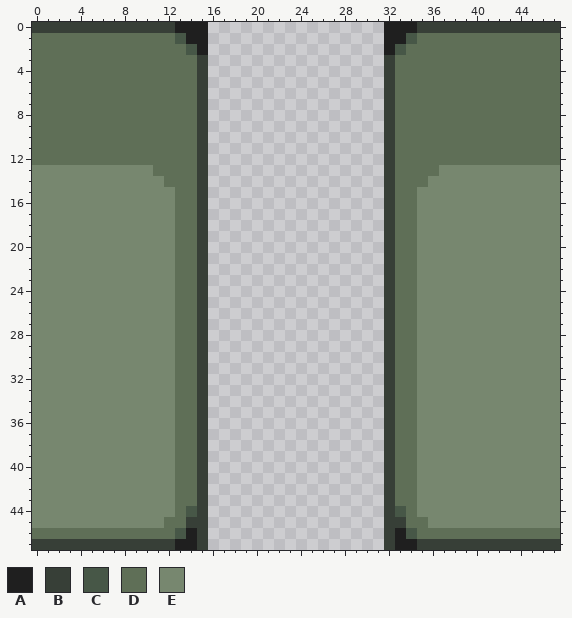
Pixel-art sprite, stored at hub/block-27.png. Above is the file before it was changed.
The file is 96x96 pixels, drawn in blocks of 2x2; one block is one cell here.
Palette (. is transparent): A #1f1f1f  B #373f37  C #475747  D #5f6f57  E #77876f
Pixels before, first column x 0:
 0 BBBBBBBBBBBBBAAA................AAABBBBBBBBBBBBB
 1 DDDDDDDDDDDDDCAA................AACDDDDDDDDDDDDD
 2 DDDDDDDDDDDDDDCA................ACDDDDDDDDDDDDDD
 3 DDDDDDDDDDDDDDDB................BDDDDDDDDDDDDDDD
 4 DDDDDDDDDDDDDDDB................BDDDDDDDDDDDDDDD
 5 DDDDDDDDDDDDDDDB................BDDDDDDDDDDDDDDD
 6 DDDDDDDDDDDDDDDB................BDDDDDDDDDDDDDDD
 7 DDDDDDDDDDDDDDDB................BDDDDDDDDDDDDDDD
 8 DDDDDDDDDDDDDDDB................BDDDDDDDDDDDDDDD
 9 DDDDDDDDDDDDDDDB................BDDDDDDDDDDDDDDD
10 DDDDDDDDDDDDDDDB................BDDDDDDDDDDDDDDD
11 DDDDDDDDDDDDDDDB................BDDDDDDDDDDDDDDD
12 DDDDDDDDDDDDDDDB................BDDDDDDDDDDDDDDD
13 EEEEEEEEEEEDDDDB................BDDDDEEEEEEEEEEE
14 EEEEEEEEEEEEDDDB................BDDDEEEEEEEEEEEE
15 EEEEEEEEEEEEEDDB................BDDEEEEEEEEEEEEE
16 EEEEEEEEEEEEEDDB................BDDEEEEEEEEEEEEE
17 EEEEEEEEEEEEEDDB................BDDEEEEEEEEEEEEE
18 EEEEEEEEEEEEEDDB................BDDEEEEEEEEEEEEE
19 EEEEEEEEEEEEEDDB................BDDEEEEEEEEEEEEE
20 EEEEEEEEEEEEEDDB................BDDEEEEEEEEEEEEE
21 EEEEEEEEEEEEEDDB................BDDEEEEEEEEEEEEE
22 EEEEEEEEEEEEEDDB................BDDEEEEEEEEEEEEE
23 EEEEEEEEEEEEEDDB................BDDEEEEEEEEEEEEE
24 EEEEEEEEEEEEEDDB................BDDEEEEEEEEEEEEE
25 EEEEEEEEEEEEEDDB................BDDEEEEEEEEEEEEE
26 EEEEEEEEEEEEEDDB................BDDEEEEEEEEEEEEE
27 EEEEEEEEEEEEEDDB................BDDEEEEEEEEEEEEE
28 EEEEEEEEEEEEEDDB................BDDEEEEEEEEEEEEE
29 EEEEEEEEEEEEEDDB................BDDEEEEEEEEEEEEE
30 EEEEEEEEEEEEEDDB................BDDEEEEEEEEEEEEE
31 EEEEEEEEEEEEEDDB................BDDEEEEEEEEEEEEE
32 EEEEEEEEEEEEEDDB................BDDEEEEEEEEEEEEE
33 EEEEEEEEEEEEEDDB................BDDEEEEEEEEEEEEE
34 EEEEEEEEEEEEEDDB................BDDEEEEEEEEEEEEE
35 EEEEEEEEEEEEEDDB................BDDEEEEEEEEEEEEE
36 EEEEEEEEEEEEEDDB................BDDEEEEEEEEEEEEE
37 EEEEEEEEEEEEEDDB................BDDEEEEEEEEEEEEE
38 EEEEEEEEEEEEEDDB................BDDEEEEEEEEEEEEE
39 EEEEEEEEEEEEEDDB................BDDEEEEEEEEEEEEE
40 EEEEEEEEEEEEEDDB................BDDEEEEEEEEEEEEE
41 EEEEEEEEEEEEEDDB................BDDEEEEEEEEEEEEE
42 EEEEEEEEEEEEEDDB................BDDEEEEEEEEEEEEE
43 EEEEEEEEEEEEEDDB................BDDEEEEEEEEEEEEE
44 EEEEEEEEEEEEEDCB................BCDEEEEEEEEEEEEE
45 EEEEEEEEEEEEDDBB................BBDDEEEEEEEEEEEE
46 DDDDDDDDDDDDDCAB................BACDDDDDDDDDDDDD
47 BBBBBBBBBBBBBAAB................BAABBBBBBBBBBBBB
Now the later version:
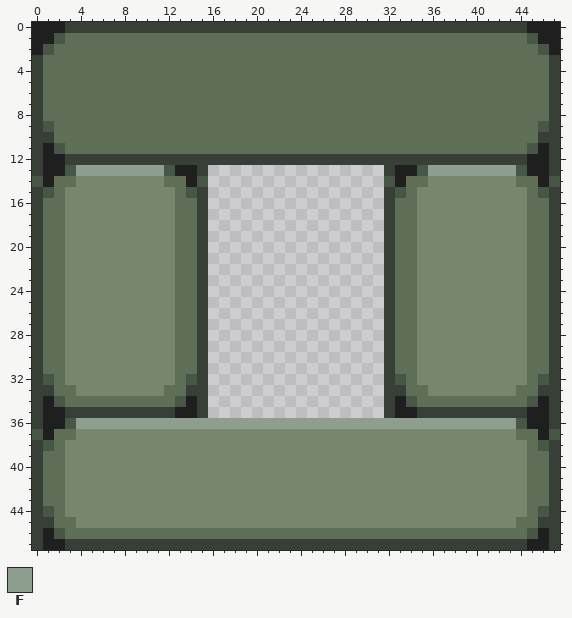
Colours new in this view: F #8f9f8f
Diff:
y 0: x 0..2 BBB -> AAA; x 13..34 AAA................AAA -> BBBBBBBBBBBBBBBBBBBBBB; x 45..47 BBB -> AAA
y 1: x 0..2 DDD -> AAC; x 13..34 CAA................AAC -> DDDDDDDDDDDDDDDDDDDDDD; x 45..47 DDD -> CAA
y 2: x 0..1 DD -> AC; x 14..33 CA................AC -> DDDDDDDDDDDDDDDDDDDD; x 46..47 DD -> CA
y 3..8: x 0 D -> B; x 15..32 B................B -> DDDDDDDDDDDDDDDDDD; x 47 D -> B
y 9: x 0..1 DD -> BC; x 15..32 B................B -> DDDDDDDDDDDDDDDDDD; x 46..47 DD -> CB
y 10: x 0..1 DD -> BB; x 15..32 B................B -> DDDDDDDDDDDDDDDDDD; x 46..47 DD -> BB
y 11: x 0..2 DDD -> BAC; x 15..32 B................B -> DDDDDDDDDDDDDDDDDD; x 45..47 DDD -> CAB
y 12: x 0..14 DDDDDDDDDDDDDDD -> BAABBBBBBBBBBBB; x 16..31 ................ -> BBBBBBBBBBBBBBBB; x 33..47 DDDDDDDDDDDDDDD -> BBBBBBBBBBBBAAB
y 13: x 0..14 EEEEEEEEEEEDDDD -> BAACFFFFFFFFCAA; x 33..47 DDDDEEEEEEEEEEE -> AACFFFFFFFFCAAB
y 14: x 0..3 EEEE -> CADD; x 14..15 DB -> AC; x 32..33 BD -> CA; x 44..47 EEEE -> DDAC
y 15: x 0..2 EEE -> BCD; x 14 D -> C; x 33 D -> C; x 45..47 EEE -> DCB
y 16..31: x 0..2 EEE -> BDD; x 45..47 EEE -> DDB
y 32: x 0..2 EEE -> BCD; x 14 D -> C; x 33 D -> C; x 45..47 EEE -> DCB
y 33: x 0..3 EEEE -> BBDD; x 12 E -> D; x 14 D -> B; x 33 D -> B; x 35 E -> D; x 44..47 EEEE -> DDBB
y 34: x 0..14 EEEEEEEEEEEEEDD -> BACDDDDDDDDDDCA; x 33..47 DDEEEEEEEEEEEEE -> ACDDDDDDDDDDCAB
y 35: x 0..14 EEEEEEEEEEEEEDD -> BAABBBBBBBBBBAA; x 33..47 DDEEEEEEEEEEEEE -> AABBBBBBBBBBAAB
y 36: x 0..47 EEEEEEEEEEEEEDDB................BDDEEEEEEEEEEEEE -> BAACFFFFFFFFFFFFFFFFFFFFFFFFFFFFFFFFFFFFFFFFCAAB
y 37: x 0..3 EEEE -> CADD; x 13..34 DDB................BDD -> EEEEEEEEEEEEEEEEEEEEEE; x 44..47 EEEE -> DDAC
y 38: x 0..2 EEE -> BCD; x 13..34 DDB................BDD -> EEEEEEEEEEEEEEEEEEEEEE; x 45..47 EEE -> DCB
y 39..43: x 0..2 EEE -> BDD; x 13..34 DDB................BDD -> EEEEEEEEEEEEEEEEEEEEEE; x 45..47 EEE -> DDB
y 44: x 0..2 EEE -> BCD; x 13..34 DCB................BCD -> EEEEEEEEEEEEEEEEEEEEEE; x 45..47 EEE -> DCB
y 45: x 0..3 EEEE -> BBDD; x 12..35 DDBB................BBDD -> EEEEEEEEEEEEEEEEEEEEEEEE; x 44..47 EEEE -> DDBB
y 46: x 0..2 DDD -> BAC; x 13..34 CAB................BAC -> DDDDDDDDDDDDDDDDDDDDDD; x 45..47 DDD -> CAB
y 47: x 1..2 BB -> AA; x 13..14 AA -> BB; x 16..31 ................ -> BBBBBBBBBBBBBBBB; x 33..34 AA -> BB; x 45..46 BB -> AA
Where, in picture pixels (left, top, right, bottom), the same in both pictures:
changed: (32, 22, 560, 550)
